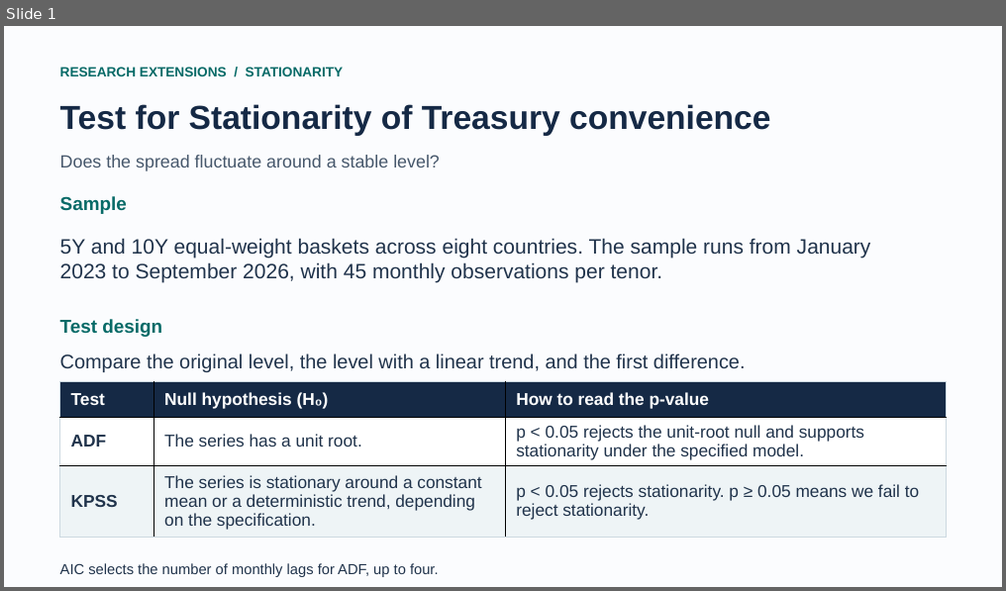
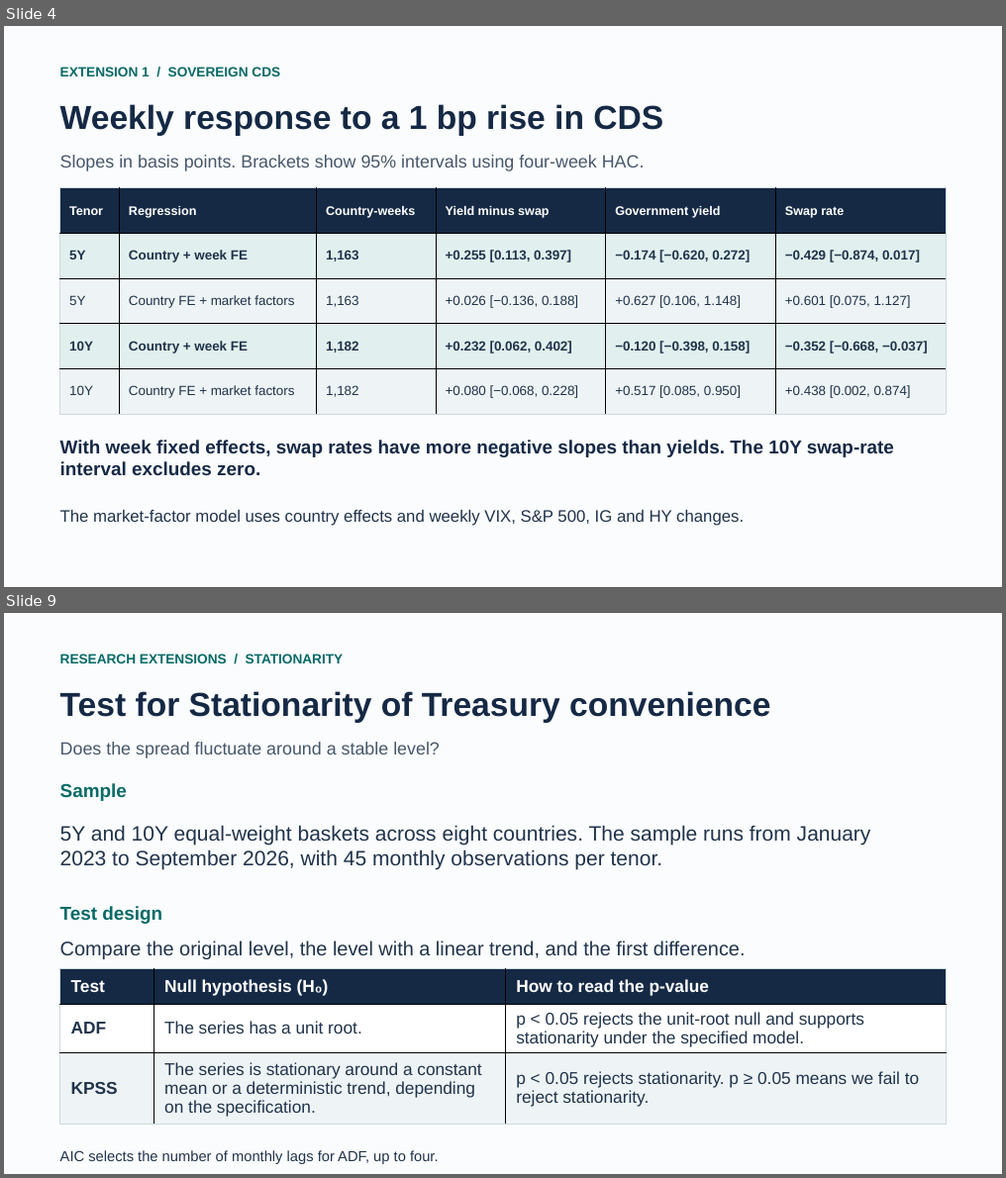
Before and after one commit to charlotte7795/treasury-convenience-research, a slide deck: results/extensions.pptx. Shown one above the other, each under a label of ours: slide 1 before the commit, slides 4 and 9 after it; the slides between them are not shown. The pictures are 1006x591 and 1006x1178 pixels, drawn with LibreOffice and Linux fonts; fonts in the diff are those of the drawing. Boxes give left, top, right and bottom in pixels: in the first picture for what was removed or moved away, otherwise in the second. Text is boxed around its words. In the diff, an @@ line names an element or a change of style, - is before the commit and + after.

Commit message:
Add sovereign CDS analysis and consolidate research presentation

```diff
--- a/results/extensions.pptx
+++ b/results/extensions.pptx
@@ slide 4 added at <box>4,26,1002,587</box>, background #FBFCFE @@
@@ text added at <box>60,67,280,76</box>, 13 pt, text #076A67, bold @@
+EXTENSION 1 / SOVEREIGN CDS
@@ text added at <box>60,104,663,136</box>, 32 pt, text #152945, bold @@
+Weekly response to a 1 bp rise in CDS
@@ text added at <box>60,155,645,172</box>, 17 pt, text #46576B @@
+Slopes in basis points. Brackets show 95% intervals using four-week HAC.
@@ table added at <box>60,188,945,414</box>, 5 rows, 6 columns @@
+Tenor | Regression | Country-weeks | Yield minus swap | Government yield | Swap rate
+5Y | Country + week FE | 1,163 | +0.255 [0.113, 0.397] | −0.174 [−0.620, 0.272] | −0.429 [−0.874, 0.017]
+5Y | Country FE + market factors | 1,163 | +0.026 [−0.136, 0.188] | +0.627 [0.106, 1.148] | +0.601 [0.075, 1.127]
+10Y | Country + week FE | 1,182 | +0.232 [0.062, 0.402] | −0.120 [−0.398, 0.158] | −0.352 [−0.668, −0.037]
+10Y | Country FE + market factors | 1,182 | +0.080 [−0.068, 0.228] | +0.517 [0.085, 0.950] | +0.438 [0.002, 0.874]
@@ text added at <box>60,440,894,475</box>, 18 pt, text #152945, bold @@
+With week fixed effects, swap rates have more negative slopes than yields. The 10Y swap-rate interval excludes zero.
@@ text added at <box>60,510,744,526</box>, 16 pt, text #20334B @@
+The market-factor model uses country effects and weekly VIX, S&P 500, IG and HY changes.
@@ what was slide 1 is now slide 9 @@
```
Also in this commit, not shown: 9 other slides added, 20 other files.
